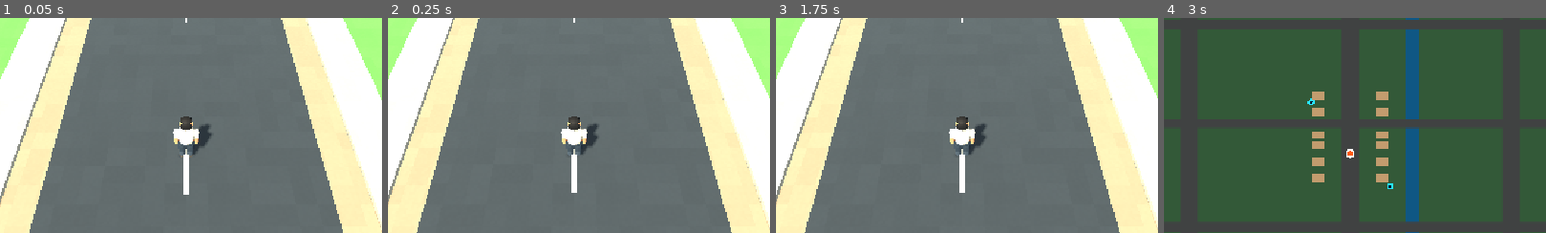
Above: before the commit, frames 1-4 (left to right).
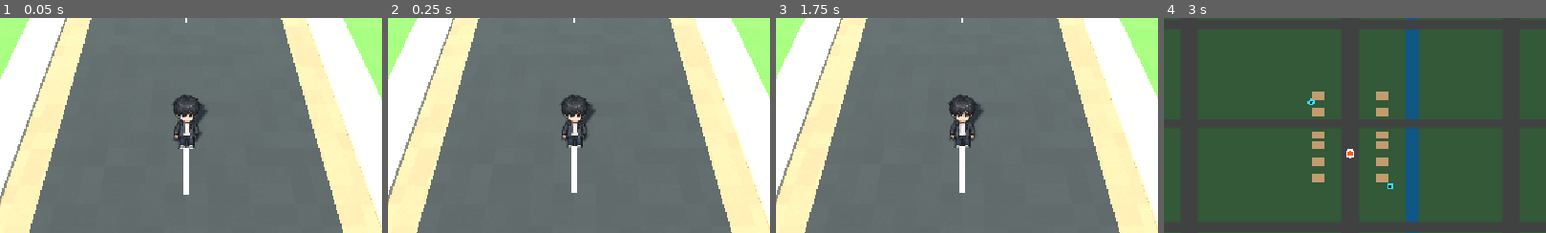
Above: after the commit, the same moments.

Repository: aohmn/GameDemo
Game: Godot game, scene res://scenes/boot/boot.tscn
The game is run twice, just before and just after one commit, with the same random seed, the same clock (stepped at 60 frames per second) and the same inputs.
Inputs (mouse positions are % of the whole screen's width and height, from its top left):
- Up to frame 1 (0.05 s): no input
- Up to frame 2 (0.25 s): no input
- Up to frame 3 (1.75 s): click "ĂN +35" at 0.5 s; click "UỐNG +40" at 1.25 s
- Up to frame 4 (3 s): click "NGHỈ 1H" at 2 s; drag from (92, 15) to (60, 28) at 2.77 s
The pictures show only the part of the screen within x 26-76%, y 24-74%; the shares and areas given below are measured in that part.

The runs differ from the first frame. In frame 1, 1.9% of the frame differs, in the area x 44-56%, y 35-65%; in frame 2, 1.8%; in frame 3, 1.8%; in frame 4, nothing differs.

Commit message:
feat: cap nhat player controller, map scene va them assets moi

Diff:
--- /dev/null
+++ b/assets/characters/player/player_frames.tres
@@ -0,0 +1,345 @@
+[gd_resource type="SpriteFrames" load_steps=37 format=3]
+
+[ext_resource type="Texture2D" path="res://assets/characters/player/player_atlas.png" id="1_atlas"]
+
+[sub_resource type="AtlasTexture" id="AtlasTexture_idle_down_0"]
+atlas = ExtResource("1_atlas")
+region = Rect2(0, 0, 78, 131)
+filter_clip = true
+
+[sub_resource type="AtlasTexture" id="AtlasTexture_idle_down_1"]
+atlas = ExtResource("1_atlas")
+region = Rect2(78, 0, 78, 131)
+filter_clip = true
+
+[sub_resource type="AtlasTexture" id="AtlasTexture_idle_down_2"]
+atlas = ExtResource("1_atlas")
+region = Rect2(156, 0, 78, 131)
+filter_clip = true
+
+[sub_resource type="AtlasTexture" id="AtlasTexture_idle_down_3"]
+atlas = ExtResource("1_atlas")
+region = Rect2(234, 0, 78, 131)
+filter_clip = true
+
+[sub_resource type="AtlasTexture" id="AtlasTexture_idle_up_0"]
+atlas = ExtResource("1_atlas")
+region = Rect2(0, 131, 78, 131)
+filter_clip = true
+
+[sub_resource type="AtlasTexture" id="AtlasTexture_idle_up_1"]
+atlas = ExtResource("1_atlas")
+region = Rect2(78, 131, 78, 131)
+filter_clip = true
+
+[sub_resource type="AtlasTexture" id="AtlasTexture_idle_up_2"]
+atlas = ExtResource("1_atlas")
+region = Rect2(156, 131, 78, 131)
+filter_clip = true
+
+[sub_resource type="AtlasTexture" id="AtlasTexture_idle_up_3"]
+atlas = ExtResource("1_atlas")
+region = Rect2(234, 131, 78, 131)
+filter_clip = true
+
+[sub_resource type="AtlasTexture" id="AtlasTexture_idle_left_0"]
+atlas = ExtResource("1_atlas")
+region = Rect2(0, 262, 78, 131)
+filter_clip = true
+
+[sub_resource type="AtlasTexture" id="AtlasTexture_walk_down_0"]
+atlas = ExtResource("1_atlas")
+region = Rect2(0, 655, 78, 131)
+filter_clip = true
+
+[sub_resource type="AtlasTexture" id="AtlasTexture_walk_down_1"]
+atlas = ExtResource("1_atlas")
+region = Rect2(78, 655, 78, 131)
+filter_clip = true
+
+[sub_resource type="AtlasTexture" id="AtlasTexture_walk_down_2"]
+atlas = ExtResource("1_atlas")
+region = Rect2(156, 655, 78, 131)
+filter_clip = true
+
+[sub_resource type="AtlasTexture" id="AtlasTexture_walk_down_3"]
+atlas = ExtResource("1_atlas")
+region = Rect2(234, 655, 78, 131)
+filter_clip = true
+
+[sub_resource type="AtlasTexture" id="AtlasTexture_walk_down_4"]
+atlas = ExtResource("1_atlas")
+region = Rect2(312, 655, 78, 131)
+filter_clip = true
+
+[sub_resource type="AtlasTexture" id="AtlasTexture_walk_down_5"]
+atlas = ExtResource("1_atlas")
+region = Rect2(390, 655, 78, 131)
+filter_clip = true
+
+[sub_resource type="AtlasTexture" id="AtlasTexture_walk_up_0"]
+atlas = ExtResource("1_atlas")
+region = Rect2(0, 786, 78, 131)
+filter_clip = true
+
+[sub_resource type="AtlasTexture" id="AtlasTexture_walk_up_1"]
+atlas = ExtResource("1_atlas")
+region = Rect2(78, 786, 78, 131)
+filter_clip = true
+
+[sub_resource type="AtlasTexture" id="AtlasTexture_walk_up_2"]
+atlas = ExtResource("1_atlas")
+region = Rect2(156, 786, 78, 131)
+filter_clip = true
+
+[sub_resource type="AtlasTexture" id="AtlasTexture_walk_up_3"]
+atlas = ExtResource("1_atlas")
+region = Rect2(234, 786, 78, 131)
+filter_clip = true
+
+[sub_resource type="AtlasTexture" id="AtlasTexture_walk_up_4"]
+atlas = ExtResource("1_atlas")
+region = Rect2(312, 786, 78, 131)
+filter_clip = true
+
+[sub_resource type="AtlasTexture" id="AtlasTexture_walk_up_5"]
+atlas = ExtResource("1_atlas")
+region = Rect2(390, 786, 78, 131)
+filter_clip = true
+
+[sub_resource type="AtlasTexture" id="AtlasTexture_walk_left_a_0"]
+atlas = ExtResource("1_atlas")
+region = Rect2(0, 393, 78, 131)
+filter_clip = true
+
+[sub_resource type="AtlasTexture" id="AtlasTexture_walk_left_a_1"]
+atlas = ExtResource("1_atlas")
+region = Rect2(78, 393, 78, 131)
+filter_clip = true
+
+[sub_resource type="AtlasTexture" id="AtlasTexture_walk_left_a_2"]
+atlas = ExtResource("1_atlas")
+region = Rect2(156, 393, 78, 131)
+filter_clip = true
+
+[sub_resource type="AtlasTexture" id="AtlasTexture_walk_left_a_3"]
+atlas = ExtResource("1_atlas")
+region = Rect2(234, 393, 78, 131)
+filter_clip = true
+
+[sub_resource type="AtlasTexture" id="AtlasTexture_walk_left_a_4"]
+atlas = ExtResource("1_atlas")
+region = Rect2(312, 393, 78, 131)
+filter_clip = true
+
+[sub_resource type="AtlasTexture" id="AtlasTexture_walk_left_a_5"]
+atlas = ExtResource("1_atlas")
+region = Rect2(390, 393, 78, 131)
+filter_clip = true
+
+[sub_resource type="AtlasTexture" id="AtlasTexture_walk_left_a_6"]
+atlas = ExtResource("1_atlas")
+region = Rect2(468, 393, 78, 131)
+filter_clip = true
+
+[sub_resource type="AtlasTexture" id="AtlasTexture_walk_left_b_0"]
+atlas = ExtResource("1_atlas")
+region = Rect2(0, 524, 78, 131)
+filter_clip = true
+
+[sub_resource type="AtlasTexture" id="AtlasTexture_walk_left_b_1"]
+atlas = ExtResource("1_atlas")
+region = Rect2(78, 524, 78, 131)
+filter_clip = true
+
+[sub_resource type="AtlasTexture" id="AtlasTexture_walk_left_b_2"]
+atlas = ExtResource("1_atlas")
+region = Rect2(156, 524, 78, 131)
+filter_clip = true
+
+[sub_resource type="AtlasTexture" id="AtlasTexture_walk_left_b_3"]
+atlas = ExtResource("1_atlas")
+region = Rect2(234, 524, 78, 131)
+filter_clip = true
+
+[sub_resource type="AtlasTexture" id="AtlasTexture_walk_left_b_4"]
+atlas = ExtResource("1_atlas")
+region = Rect2(312, 524, 78, 131)
+filter_clip = true
+
+[sub_resource type="AtlasTexture" id="AtlasTexture_walk_left_b_5"]
+atlas = ExtResource("1_atlas")
+region = Rect2(390, 524, 78, 131)
+filter_clip = true
+
+[sub_resource type="AtlasTexture" id="AtlasTexture_walk_left_b_6"]
+atlas = ExtResource("1_atlas")
+region = Rect2(468, 524, 78, 131)
+filter_clip = true
+
+[resource]
+animations = [{
+"frames": [{
+"duration": 1.0,
+"texture": SubResource("AtlasTexture_idle_down_0")
+},
+{
+"duration": 1.0,
+"texture": SubResource("AtlasTexture_idle_down_1")
+},
+{
+"duration": 1.0,
+"texture": SubResource("AtlasTexture_idle_down_2")
+},
+{
+"duration": 1.0,
+"texture": SubResource("AtlasTexture_idle_down_3")
+}],
+"loop": true,
+"name": &"idle_down",
+"speed": 3.0
+}, {
+"frames": [{
+"duration": 1.0,
+"texture": SubResource("AtlasTexture_idle_up_0")
+},
+{
+"duration": 1.0,
+"texture": SubResource("AtlasTexture_idle_up_1")
+},
+{
+"duration": 1.0,
+"texture": SubResource("AtlasTexture_idle_up_2")
+},
+{
+"duration": 1.0,
+"texture": SubResource("AtlasTexture_idle_up_3")
+}],
+"loop": true,
+"name": &"idle_up",
+"speed": 3.0
+}, {
+"frames": [{
+"duration": 1.0,
+"texture": SubResource("AtlasTexture_idle_left_0")
+}],
+"loop": true,
+"name": &"idle_left",
+"speed": 1.0
+}, {
+"frames": [{
+"duration": 1.0,
+"texture": SubResource("AtlasTexture_walk_down_0")
+},
+{
+"duration": 1.0,
+"texture": SubResource("AtlasTexture_walk_down_1")
+},
+{
+"duration": 1.0,
+"texture": SubResource("AtlasTexture_walk_down_2")
+},
+{
+"duration": 1.0,
+"texture": SubResource("AtlasTexture_walk_down_3")
+},
+{
+"duration": 1.0,
+"texture": SubResource("AtlasTexture_walk_down_4")
+},
+{
+"duration": 1.0,
+"texture": SubResource("AtlasTexture_walk_down_5")
+}],
+"loop": true,
+"name": &"walk_down",
+"speed": 9.0
+}, {
+"frames": [{
+"duration": 1.0,
+"texture": SubResource("AtlasTexture_walk_up_0")
+},
+{
+"duration": 1.0,
+"texture": SubResource("AtlasTexture_walk_up_1")
+},
+{
+"duration": 1.0,
+"texture": SubResource("AtlasTexture_walk_up_2")
+},
+{
+"duration": 1.0,
+"texture": SubResource("AtlasTexture_walk_up_3")
+},
+{
+"duration": 1.0,
+"texture": SubResource("AtlasTexture_walk_up_4")
+},
+{
+"duration": 1.0,
+"texture": SubResource("AtlasTexture_walk_up_5")
+}],
+"loop": true,
+"name": &"walk_up",
+"speed": 9.0
+}, {
+"frames": [{
+"duration": 1.0,
+"texture": SubResource("AtlasTexture_walk_left_a_0")
+},
+{
+"duration": 1.0,
+"texture": SubResource("AtlasTexture_walk_left_a_1")
+},
+{
+"duration": 1.0,
+"texture": SubResource("AtlasTexture_walk_left_a_2")
+},
+{
+"duration": 1.0,
+"texture": SubResource("AtlasTexture_walk_left_a_3")
+},
+{
+"duration": 1.0,
+"texture": SubResource("AtlasTexture_walk_left_a_4")
+},
+{
+"duration": 1.0,
+"texture": SubResource("AtlasTexture_walk_left_a_5")
+},
+{
+"duration": 1.0,
+"texture": SubResource("AtlasTexture_walk_left_a_6")
+},
+{
+"duration": 1.0,
+"texture": SubResource("AtlasTexture_walk_left_b_0")
+},
+{
+"duration": 1.0,
+"texture": SubResource("AtlasTexture_walk_left_b_1")
+},
+{
+"duration": 1.0,
+"texture": SubResource("AtlasTexture_walk_left_b_2")
+},
+{
+"duration": 1.0,
+"texture": SubResource("AtlasTexture_walk_left_b_3")
+},
+{
+"duration": 1.0,
+"texture": SubResource("AtlasTexture_walk_left_b_4")
+},
+{
+"duration": 1.0,
+"texture": SubResource("AtlasTexture_walk_left_b_5")
+},
+{
+"duration": 1.0,
+"texture": SubResource("AtlasTexture_walk_left_b_6")
+}],
+"loop": true,
+"name": &"walk_left",
+"speed": 16.0
+}]
--- /dev/null
+++ b/presentation/player_sprite/player_sprite.gd
@@ -0,0 +1,99 @@
+class_name PlayerSprite
+extends AnimatedSprite3D
+## Hiển thị Player bằng sprite HD-2D (billboard) trong thế giới 3D.
+## Chỉ lo phần hình ảnh: nhận vận tốc trên mặt phẳng, chọn hướng và animation.
+## Không chứa logic gameplay (AGENTS §10). Xem docs/decisions/0001-player-sprite.md.
+
+## Phải khớp FEET_MARGIN trong tools/build_player_atlas.py.
+const FEET_MARGIN_PX: int = 6
+const MOVE_THRESHOLD: float = 0.3
+const REFERENCE_SPEED: float = 5.0
+const AXIS_SWITCH_RATIO: float = 1.25
+
+enum Facing { DOWN, UP, LEFT, RIGHT }
+
+## Chiều cao nhân vật trong ảnh (px) do tools/build_player_atlas.py in ra.
+@export var character_height_px: float = 120.0
+@export var world_height_m: float = 1.75
+## Nâng sprite lên để chân không chìm vào mặt đường. Map hiện có mặt đường cao 0.14-0.17 m
+## nhưng không có collision, trong khi Player đứng ở độ cao 0. Sửa gốc ở world/map, rồi đặt về 0.
+@export var ground_clearance_m: float = 0.12
+
+var _facing: Facing = Facing.DOWN
+var _moving: bool = false
+
+
+func _ready() -> void:
+    billboard = BaseMaterial3D.BILLBOARD_ENABLED
+    texture_filter = BaseMaterial3D.TEXTURE_FILTER_LINEAR
+    alpha_cut = SpriteBase3D.ALPHA_CUT_OPAQUE_PREPASS
+    shaded = false
+    centered = true
+    pixel_size = world_height_m / character_height_px
+    _apply_feet_offset()
+    _refresh_animation()
+
+
+## planar_velocity: x = trục X thế giới (phải màn hình), y = trục Z (hướng về camera).
+func set_motion(planar_velocity: Vector2) -> void:
+    var speed: float = planar_velocity.length()
+    _moving = speed > MOVE_THRESHOLD
+    if _moving:
+        _facing = _pick_facing(planar_velocity)
+        speed_scale = clampf(speed / REFERENCE_SPEED, 0.6, 1.4)
+    else:
+        speed_scale = 1.0
+    _refresh_animation()
+
+
+func get_facing() -> Facing:
+    return _facing
+
+
+func is_moving() -> bool:
+    return _moving
+
+
+func _apply_feet_offset() -> void:
+    if sprite_frames == null or not sprite_frames.has_animation(&"idle_down"):
+        push_warning("PlayerSprite: thiếu sprite_frames hoặc animation idle_down.")
+        return
+    var cell: Vector2 = sprite_frames.get_frame_texture(&"idle_down", 0).get_size()
+    # Chân nhân vật nằm cách đáy ô FEET_MARGIN_PX, đặt chân ngay gốc node.
+    offset = Vector2(0.0, cell.y * 0.5 - float(FEET_MARGIN_PX) + ground_clearance_m / pixel_size)
+
+
+func _pick_facing(velocity_2d: Vector2) -> Facing:
+    var horizontal: float = absf(velocity_2d.x)
+    var vertical: float = absf(velocity_2d.y)
+    var was_horizontal: bool = _facing == Facing.LEFT or _facing == Facing.RIGHT
+    var use_horizontal: bool
+    if was_horizontal:
+        use_horizontal = horizontal * AXIS_SWITCH_RATIO >= vertical
+    else:
+        use_horizontal = horizontal > vertical * AXIS_SWITCH_RATIO
+    if use_horizontal:
+        return Facing.RIGHT if velocity_2d.x > 0.0 else Facing.LEFT
+    return Facing.DOWN if velocity_2d.y > 0.0 else Facing.UP
+
+
+func _refresh_animation() -> void:
+    if sprite_frames == null:
+        return
+    var direction_name: String = "left"
+    match _facing:
+        Facing.DOWN:
+            direction_name = "down"
+        Facing.UP:
+            direction_name = "up"
+        _:
+            direction_name = "left"
+    var wanted: StringName = StringName(("walk_" if _moving else "idle_") + direction_name)
+    if not sprite_frames.has_animation(wanted):
+        push_warning("PlayerSprite: thiếu animation %s" % wanted)
+        return
+    flip_h = _facing == Facing.RIGHT
+    if animation != wanted:
+        play(wanted)
+    elif not is_playing():
+        play(wanted)
--- /dev/null
+++ b/presentation/player_sprite/player_sprite.tscn
@@ -0,0 +1,9 @@
+[gd_scene load_steps=3 format=3]
+
+[ext_resource type="Script" path="res://presentation/player_sprite/player_sprite.gd" id="1_script"]
+[ext_resource type="SpriteFrames" path="res://assets/characters/player/player_frames.tres" id="2_frames"]
+
+[node name="PlayerSprite" type="AnimatedSprite3D"]
+sprite_frames = ExtResource("2_frames")
+animation = &"idle_down"
+script = ExtResource("1_script")
--- a/world/map/player_controller.gd
+++ b/world/map/player_controller.gd
@@ -15,6 +15,9 @@
 
 @onready var camera_pivot: Node3D = $CameraPivot
 @onready var joystick: Node = get_node("../HUD/Joystick")
+# [player_sprite] hiển thị sprite, VisualRoot (3D primitive) giữ làm dự phòng
+@onready var visual: Node = get_node_or_null("Visual")
+@onready var fallback_visual: Node3D = get_node_or_null("VisualRoot") as Node3D
 
 const CAMERA_FOLLOW_OFFSET: Vector3 = Vector3(0.0, 1.5, 0.0)
 
@@ -31,6 +34,9 @@
 	camera_pivot.top_level = true
 	camera_pivot.global_rotation = Vector3.ZERO
 	camera_pivot.global_position = global_position + CAMERA_FOLLOW_OFFSET
+	if visual != null and fallback_visual != null:
+		fallback_visual.hide()
+		fallback_visual.process_mode = Node.PROCESS_MODE_DISABLED
 
 
 func _physics_process(delta: float) -> void:
@@ -74,6 +80,10 @@
 		velocity.y = 0.0
 
 	move_and_slide()
+
+	# Báo vận tốc thực tế cho phần hiển thị (đứng yên khi bị chặn).
+	if visual != null and visual.has_method("set_motion"):
+		visual.call("set_motion", Vector2(velocity.x, velocity.z))
 
 	# Nếu rơi khỏi địa hình, đưa Player về Spawn Point của map hiện tại.
 	if global_position.y < fall_recovery_y:
--- a/world/map/scenes/map_root.tscn
+++ b/world/map/scenes/map_root.tscn
@@ -6,6 +6,7 @@
 [ext_resource type="Script" path="res://world/map/characters/player_visual.gd" id="4_visual"]
 [ext_resource type="Script" path="res://world/map/player_hud.gd" id="5_hud"]
 [ext_resource type="Script" path="res://world/map/characters/player_needs.gd" id="6_needs"]
+[ext_resource type="PackedScene" path="res://presentation/player_sprite/player_sprite.tscn" id="90_player_sprite"]
 
 [sub_resource type="CapsuleShape3D" id="CapsuleShape_Player"]
 radius = 0.35
@@ -34,6 +35,8 @@
 
 [node name="VisualRoot" type="Node3D" parent="Player"]
 script = ExtResource("4_visual")
+
+[node name="Visual" parent="Player" instance=ExtResource("90_player_sprite")]
 
 [node name="CameraPivot" type="Node3D" parent="Player"]
 position = Vector3(0, 1.5, 0)
Binary file added: assets/characters/player/player_atlas.png
Not shown, added: assets/characters/player/player_atlas.png.import
Binary file added: assets/characters/player/source/Player_Walk_Left.png
Not shown, added: assets/characters/player/source/Player_Walk_Left.png.import
Binary file added: assets/characters/player/source/Player_Walk_UpDown.png
Not shown, added: assets/characters/player/source/Player_Walk_UpDown.png.import
Binary file added: assets/characters/player/source/Player_idle.png
Not shown, added: assets/characters/player/source/Player_idle.png.import
Not shown, added: presentation/player_sprite/player_sprite.gd.uid
Binary file added: world/map/player/Player_Walk_Left.png
Not shown, added: world/map/player/Player_Walk_Left.png.import
Binary file added: world/map/player/Player_Walk_UpDown.png
(and 7 more such lines)
